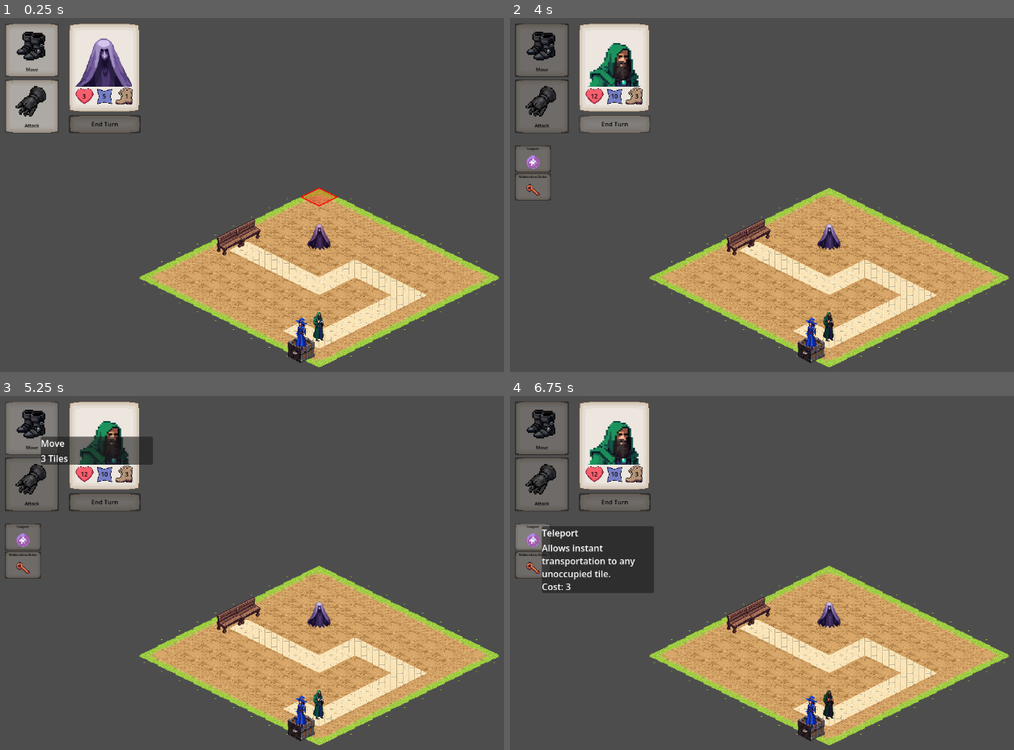
Above: before the commit, frames 1-4 (two rows, left to right).
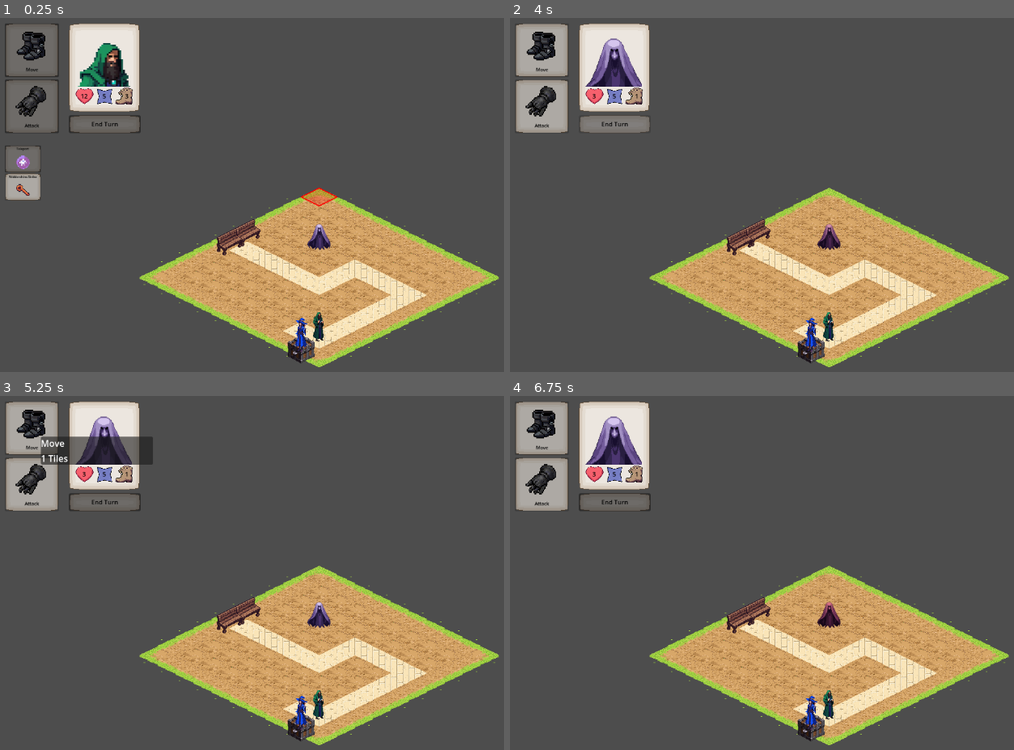
Above: after the commit, the same moments.

Repository: thesackofeyes/Spooks
Game: Godot game, scene res://Scenes/main.tscn
Two runs of this game, one before a commit and one after it. Both use one fixed random seed, a clock stepped at 60 frames per second and the inputs below.
Inputs (mouse positions are in pixels of both pictures, inside the frame that each line leads up to):
- Up to frame 1 (0.25 s): no input
- Up to frame 2 (4 s): click "End Turn" at 0.5 s; click "Move" at 1.25 s; click "Attack" at 2 s; click "Teleport" at 2.75 s; click "End Turn" at 3.5 s
- Up to frame 3 (5.25 s): click (25, 565) at 4.25 s, where only the run before the commit has a clickable "Widdershins Strike"; click (30, 427) at 5 s, where only the run before the commit has a clickable "Move"
- Up to frame 4 (6.75 s): click (540, 484) at 5.75 s, where only the run before the commit has a clickable "Attack"; click (535, 537) at 6.5 s, where only the run before the commit has a clickable "Teleport"

The runs differ from the first frame. In frame 1, 4.4% of the frame differs, in the area x 0-66%, y 1-87%; in frame 2, 4.4%; in frame 3, 3.9%; in frame 4, 8.2%, in the area x 0-66%, y 1-92%.

Commit message:
Bug Fixes

Diff:
--- a/Scenes/ability_button.tscn
+++ b/Scenes/ability_button.tscn
@@ -24,6 +24,7 @@
 grow_horizontal = 2
 grow_vertical = 2
 scale = Vector2(0.75, 0.75)
+focus_mode = 0
 mouse_default_cursor_shape = 2
 theme = SubResource("Theme_smycg")
 toggle_mode = true
--- a/Scenes/button.tscn
+++ b/Scenes/button.tscn
@@ -19,6 +19,7 @@
 grow_horizontal = 2
 grow_vertical = 2
 scale = Vector2(0.75, 0.75)
+focus_mode = 0
 mouse_default_cursor_shape = 2
 theme = ExtResource("1_edukx")
 toggle_mode = true
--- a/Scenes/combat.tscn
+++ b/Scenes/combat.tscn
@@ -70,6 +70,7 @@
 anchors_preset = 0
 offset_right = 40.0
 offset_bottom = 40.0
+mouse_filter = 2
 
 [connection signal="pressed" from="EndTurn" to="." method="_on_end_turn_pressed"]
 [connection signal="mouse_entered" from="MoveButton" to="." method="_on_move_button_mouse_entered"]
--- a/Scenes/end_turn_button.tscn
+++ b/Scenes/end_turn_button.tscn
@@ -18,6 +18,7 @@
 offset_bottom = 16.0
 grow_horizontal = 2
 grow_vertical = 2
+focus_mode = 0
 mouse_default_cursor_shape = 2
 theme = ExtResource("1_6c1hy")
 icon_alignment = 1
--- a/Scripts/HoverGrid.gd
+++ b/Scripts/HoverGrid.gd
@@ -89,11 +89,11 @@
 				destination + Vector2(-half.x, 0)
 			]
 
-			draw_colored_polygon(points, Color(1, 2, 0, 0.25))
+			draw_colored_polygon(points, Color(1, 1, 0, 0.25))
 			draw_polyline(points + [points[0]], Color(1, 1, 0), 2)
 	#End Draw Movement Path
 
-func _input(event):
+func _unhandled_input(event):
 	if event is InputEventMouseButton and event.pressed:
 		if event.button_index == MOUSE_BUTTON_LEFT:
 			emit_signal("clicked", get_mouse_cell())
--- a/Scripts/States/UnitIdleState.gd
+++ b/Scripts/States/UnitIdleState.gd
@@ -5,5 +5,5 @@
 	pass
 
 func update(unit: Node, delta: float) -> void:
-	if unit.input_received():
-		unit.change_state("Acting")
+	# Player input is handled by the combat UI; enemy AI can drive transitions from here later
+	pass
--- a/Scripts/ability_button.gd
+++ b/Scripts/ability_button.gd
@@ -21,8 +21,10 @@
 	TooltipManager.hide_tooltip()
 
 
-func _on_toggled(_toggled_on: bool) -> void:
-	CombatScene.unpress_action_buttons()
+func _on_toggled(toggled_on: bool) -> void:
+	if toggled_on:
+		CombatScene.unpress_action_buttons()
+		CombatScene.unpress_ability_buttons(self)
 	if data.ability_script != null:
 		print("Loading ability script: ", data.ability_script)
 		var ability_script_instance = data.ability_script.new()
--- a/Scripts/combat.gd
+++ b/Scripts/combat.gd
@@ -11,7 +11,6 @@
 var enemy_units: Array = []
 
 var current_unit
-var previous_unit
 
 var has_attacked = false
 var unit_nodes
@@ -46,26 +45,27 @@
 		var new_unit_start = start_square - new_unit.data.start_position
 		move_to(new_unit, new_unit_start, 0)
 
-	unit_nodes = $Units.get_children()
-
-	current_unit = all_units[0]
+	unit_nodes = get_living_units()
+
+	TurnManager.turn_started.connect(_on_turn_started)
 	TurnManager.start_battle(all_units)
 	hover_grid.clicked.connect(_on_grid_clicked)
 
+# Fires for every turn, including a unit acting twice in a row across rounds
+func _on_turn_started(unit) -> void:
+	current_unit = unit
+	# Reset button states:
+	$MoveButton.set_pressed(false)
+	$AttackButton.set_pressed(false)
+	# Reset unit stats at start of turn
+	current_unit.update_ap(current_unit.data.stamina)
+	current_unit.current_moves = current_unit.data.speed
+
+	abilities_container.update_abilites(current_unit)
+	has_attacked = false
+
 func _process(delta: float) -> void:
-	unit_nodes = $Units.get_children()
-
-	if current_unit != previous_unit:
-		# Reset button states:
-		$MoveButton.set_pressed(false)
-		$AttackButton.set_pressed(false)
-		# Reset unit stats at start of turn
-		current_unit.update_ap(current_unit.data.stamina)
-		current_unit.current_moves = current_unit.data.speed
-		previous_unit = current_unit
-
-		abilities_container.update_abilites(current_unit)
-		has_attacked = false
+	unit_nodes = get_living_units()
 
 	if current_unit.data.player_unit == false:
 		# Disable Movement/Attack buttons during enemy turns
@@ -88,9 +88,36 @@
 		else:
 			$AttackButton.disabled = false
 
-	current_unit = TurnManager.current_unit
 	draw_traversable_path(current_unit)
 	$CharacterPortrait.update_portrait(current_unit.current_hp, current_unit.current_ap, current_unit.current_moves, Vector2i(current_unit.data.hero_sprite_x, current_unit.data.hero_sprite_y))
+
+# Corpses are excluded so they don't block pathfinding or get targeted
+func get_living_units() -> Array:
+	return $Units.get_children().filter(func(unit): return not unit.is_defeated())
+
+# Returns the living unit standing on a grid cell, or null
+func get_unit_at_cell(cell: Vector2i):
+	for unit in get_living_units():
+		if Utils.local_to_cell(unit.position) == cell:
+			return unit
+	return null
+
+func has_obstacle(cell: Vector2i) -> bool:
+	return obstacles_tilemap.get_cell_tile_data(Utils.grid_cell_to_tilemap_cell(tilemap_node, cell)) != null
+
+# A cell is free if it has no obstacle and no living unit (corpses don't block)
+func is_cell_free(cell: Vector2i) -> bool:
+	if has_obstacle(cell):
+		return false
+	return get_unit_at_cell(cell) == null
+
+# Obstacles on the cells between the two ends block sight; units don't
+func has_line_of_sight(from: Vector2i, to: Vector2i) -> bool:
+	var line = Utils.get_line_cells(from, to)
+	for i in range(1, line.size() - 1):
+		if has_obstacle(line[i]):
+			return false
+	return true
 
 func check_combat_end_conditions():
 	var active_player_units = 0
@@ -112,7 +139,9 @@
 	if action == 'movement' and movement_speed > 0:
 		hover_grid.set_overlay_path(Pathfinding.astar_find_path(tilemap_node, obstacles_tilemap, unit.position, hover_grid.hover_cell, unit_nodes))
 	elif action == 'attack':
-		hover_grid.set_overlay_path(Pathfinding.astar_find_path(tilemap_node, obstacles_tilemap, unit.position, hover_grid.hover_cell, unit_nodes))
+		# Show the straight line the attack travels along, rather than a walking path
+		var line = Utils.get_line_cells(Utils.local_to_cell(unit.position), hover_grid.hover_cell)
+		hover_grid.set_overlay_path(line.map(func(cell): return Utils.grid_cell_to_tilemap_cell(tilemap_node, cell)))
 	else:
 		hover_grid.overlay_distance = 0
 
@@ -145,9 +174,10 @@
 	current_movement_ap_cost = default_movement_ap_cost
 	print("updated AP", unit.current_ap)
 
-func unpress_ability_buttons():
+func unpress_ability_buttons(except: Node = null):
 	for ability_button in abilities_container.ability_container.get_children():
-		ability_button.set_pressed(false)
+		if ability_button != except:
+			ability_button.set_pressed(false)
 
 func unpress_action_buttons():
 	$MoveButton.set_pressed(false)
@@ -160,6 +190,11 @@
 	if visual_cell == Vector2i(-1, -1):
 		return
 	if action == 'movement':
+		# Teleport (speed 0) lands exactly on the clicked cell, so it must be free.
+		# Walking doesn't need this as pathfinding already avoids occupied cells
+		if movement_speed == 0 and not is_cell_free(visual_cell):
+			print("Cannot teleport onto an occupied tile, teleport preserved")
+			return
 		move_to(current_unit, visual_cell, movement_speed, current_unit.current_moves)
 
 	if action == 'attack':
@@ -190,33 +225,28 @@
 			tween.tween_interval(overlap)
 
 func attack(attack_tile: Vector2i):
-	var attack_path = Pathfinding.astar_find_path(tilemap_node, obstacles_tilemap, current_unit.position, attack_tile, unit_nodes)
-	var attack_tile_distance = attack_path.size() - 1
-
-	if attack_tile_distance <= current_unit.data.base_attack_range:
-		current_unit.current_hp -= 1
-
-		var attack_tile_unit = null
-		var units = $Units.get_children()
-		for unit in units:
-			var unit_cell = Utils.local_to_cell(unit.position)
-			if unit_cell == attack_tile:
-				attack_tile_unit = unit
-
-		if attack_tile_unit != null:
-			if current_unit.data.player_unit == attack_tile_unit.data.player_unit:
-				print("Cannot attack unit on the same side, attack action preserved")
-				return
-
-			attack_tile_unit.process_damage(current_unit.data.base_attack_damage, current_unit)
-			$AttackButton.set_pressed(false)
-			has_attacked = true
-		else:
-			print("Attacking an empty tile, attack action preserved")
-	else:
+	var attacker_cell = Utils.local_to_cell(current_unit.position)
+
+	if Utils.grid_distance(attacker_cell, attack_tile) > current_unit.data.base_attack_range:
 		print("Attacking out of range, attack action preserved")
-
-	print("Enemy Units: ", enemy_units)
+		return
+
+	if not has_line_of_sight(attacker_cell, attack_tile):
+		print("No line of sight to target, attack action preserved")
+		return
+
+	var attack_tile_unit = get_unit_at_cell(attack_tile)
+	if attack_tile_unit == null:
+		print("Attacking an empty tile, attack action preserved")
+		return
+
+	if current_unit.data.player_unit == attack_tile_unit.data.player_unit:
+		print("Cannot attack unit on the same side, attack action preserved")
+		return
+
+	attack_tile_unit.process_damage(current_unit.data.base_attack_damage, current_unit)
+	$AttackButton.set_pressed(false)
+	has_attacked = true
 
 func _on_end_turn_pressed() -> void:
 	current_unit.end_turn()
@@ -227,16 +257,18 @@
 
 
 func _on_move_button_toggled(toggled_on: bool, source: BaseButton) -> void:
-	unpress_ability_buttons()
 	if toggled_on == true:
+		unpress_ability_buttons()
+		$AttackButton.set_pressed(false)
 		action = 'movement'
 		hover_grid.overlay_distance = current_unit.current_moves
 	else:
 		action = ''
 
 func _on_attack_button_toggled(toggled_on: bool) -> void:
-	unpress_ability_buttons()
 	if toggled_on == true:
+		unpress_ability_buttons()
+		$MoveButton.set_pressed(false)
 		action = 'attack'
 		hover_grid.overlay_distance = current_unit.data.base_attack_range
 	else:
--- a/Scripts/spook.gd
+++ b/Scripts/spook.gd
@@ -2,6 +2,8 @@
 class_name Unit
 
 @export var data: UnitData
+
+const DEFEATED_MODULATE := Color(0.4, 0.4, 0.4, 0.6)
 
 @onready var sprite = $Sprite2D
 @onready var sprite_animation_player = $Sprite2D/AnimationPlayer
@@ -49,9 +51,18 @@
 	if current_hp <= 0:
 		unit_defeated(attacker)
 
+func is_defeated() -> bool:
+	return current_hp <= 0
+
 func unit_defeated(attacker: Unit):
 	print("Unit ", data.unit_class, data.unit_subclass, " has been defeated by ", attacker.data.unit_class, attacker.data.unit_subclass, ".")
-	visible = false # Currently hides, can be converted to a death animation or similar in the future
+	# Leave a dimmed corpse; it no longer blocks movement, can't be targeted and gets no turns.
+	# Can be converted to a death animation or similar in the future
+	modulate = DEFEATED_MODULATE
+	change_state("Waiting")
+
+	# keeps living units drawn over the corpse when sharing a tile
+	get_parent().move_child(self, 0)
 
 	if data.player_unit:
 		print("Player unit defeated. Check for game over conditions.")
@@ -67,10 +78,6 @@
 	combat_node.unpress_ability_buttons()
 	combat_node.load_ability_buttons()
 
-func input_received() -> bool:
-	# For example: press "Enter" or "Space" to act
-	return Input.is_action_just_pressed("ui_accept")
-
 func _process(delta):
 	if current_state != state_machine["Waiting"]:
 		current_state.update(self, delta)
--- a/Scripts/turn_manager.gd
+++ b/Scripts/turn_manager.gd
@@ -1,44 +1,78 @@
 # TurnManager.gd
 extends Node
+
+signal turn_started(unit)
+signal round_started(round_number: int)
 
 var units: Array = []
 var current_index: int = 0
 var current_unit: Node = null
+var round_number: int = 0
+var initiatives: Dictionary = {} # Unit -> int, re-rolled each round
 
 func start_battle(unit_list: Array) -> void:
 	units = unit_list.duplicate()
-	current_index = 0
+	round_number = 0
 	# Set all units to waiting first
 	for unit in units:
 		unit.change_state("Waiting")
 
+	start_round()
+
+func start_round() -> void:
+	# Without a living unit, skipping defeated turns would loop forever
+	if units.all(func(unit): return unit.is_defeated()):
+		print("No living units to take turns!")
+		return
+
+	round_number += 1
+	current_index = 0
+
+	# Roll once per unit so the sort compares fixed values
+	initiatives.clear()
+	for unit in units:
+		initiatives[unit] = roll_initiative(unit)
+
 	units.sort_custom(_sort_by_initiative)
+
+	print("Round ", round_number)
+	for unit in units:
+		print("Turn order: ", unit.data.unit_class, unit.data.unit_subclass, " (initiative ", initiatives[unit], ")")
+
+	round_started.emit(round_number)
 	start_turn()
 
-func _sort_by_initiative(a, b):
-	var initiative_a = round((a.data.dexterity * 1.2) + (a.data.resolve * 0.6) + (randi() % 10 * 0.3))
-	var initiative_b = round((b.data.dexterity * 1.2) + (b.data.resolve * 0.6) + (randi() % 10 * 0.3))
-	return initiative_b - initiative_a  # Sort in descending order
+func roll_initiative(unit) -> int:
+	return round((unit.data.dexterity * 1.2) + (unit.data.resolve * 0.6) + (randi() % 10 * 0.3))
+
+func _sort_by_initiative(a, b) -> bool:
+	return initiatives[a] > initiatives[b]  # Sort in descending order
 
 func start_turn() -> void:
 	if units.is_empty():
 		print("No units to take turns!")
 		return
 	current_unit = units[current_index]
-	current_unit.start_turn()  # sets state to Idle
 
-	# if current unit hp is 0 or less, skip turn and move to next unit
-	if current_unit.current_hp <= 0:
+	# if current unit is defeated, skip turn and move to next unit
+	# (checked before start_turn so corpses don't play the active animation)
+	if current_unit.is_defeated():
 		print("Current unit ", current_unit.data.unit_class, current_unit.data.unit_subclass,
 			" is defeated. Skipping turn.")
 		end_turn()
 		return
+
+	current_unit.start_turn()  # sets state to Idle
+	turn_started.emit(current_unit)
 
 	# if current unit is an enemy, trigger AI behavior here
 
 func end_turn() -> void:
 	if units.is_empty():
 		return
-	# Move to next unit
-	current_index = (current_index + 1) % units.size()
-	start_turn()
+	# Move to next unit, starting a new round once everyone has acted
+	current_index += 1
+	if current_index >= units.size():
+		start_round()
+	else:
+		start_turn()
--- a/Scripts/utils.gd
+++ b/Scripts/utils.gd
@@ -18,9 +18,42 @@
 func tilemap_cell_to_local(tilemap: TileMapLayer, cell: Vector2i) -> Vector2:
 	return tilemap.map_to_local(cell)
 
+func grid_cell_to_tilemap_cell(tilemap: TileMapLayer, cell: Vector2i) -> Vector2i:
+	return tilemap_local_to_cell(tilemap, cell_to_local(cell))
+
+# Tile distance on a 4-directional grid (Manhattan)
+func grid_distance(a: Vector2i, b: Vector2i) -> int:
+	return abs(a.x - b.x) + abs(a.y - b.y)
+
+# Cells on a straight line between two cells, inclusive of both ends.
+# 4-connected (one axis per step), so the number of steps equals grid_distance
+# lines cannot slip diagonally between two touching obstacles
+func get_line_cells(from: Vector2i, to: Vector2i) -> Array[Vector2i]:
+	var nx = abs(to.x - from.x)
+	var ny = abs(to.y - from.y)
+	var step = Vector2i(sign(to.x - from.x), sign(to.y - from.y))
+
+	var current = from
+	var cells: Array[Vector2i] = [current]
+	var ix = 0
+	var iy = 0
+	while ix < nx or iy < ny:
+		# Step along whichever axis keeps the line closest to the true diagonal
+		if (1 + 2 * ix) * ny < (1 + 2 * iy) * nx:
+			current.x += step.x
+			ix += 1
+		else:
+			current.y += step.y
+			iy += 1
+		cells.append(current)
+	return cells
+
 
 # -----------------------------
-# clamp a cell to grid bounds
+# Whether a TILEMAP cell (not a grid cell) is inside the painted floor.
+# The floor in combat.tscn is painted at tilemap x -1..8, y 0..9, because tilemap
+# cells sit one column left of grid cells: tilemap (x, y) == grid (x + 1, y).
+# Use grid_cell_to_tilemap_cell to convert rather than offsetting by hand
 func is_valid_cell(cell: Vector2i) -> bool:
 	return (
 		cell.x >= -1 and cell.x < GameConfig.grid_width - 1
--- a/Units/Allies/witch.tres
+++ b/Units/Allies/witch.tres
@@ -2,15 +2,8 @@
 
 [ext_resource type="Script" uid="uid://bp34lrn2n88r5" path="res://Scripts/ability.gd" id="1_b8cdl"]
 [ext_resource type="Script" uid="uid://ckohomhh5krns" path="res://Scripts/unit_data.gd" id="2_s0v7f"]
+[ext_resource type="Resource" uid="uid://b7s42xbh8d7y2" path="res://Abilities/teleport.tres" id="3_tlprt"]
 [ext_resource type="Texture2D" uid="uid://d0pqkicy086yj" path="res://Assets/Characters/witch.png" id="4_rgpwr"]
-
-[sub_resource type="Resource" id="Resource_khk0v"]
-script = ExtResource("1_b8cdl")
-name = "Teleport"
-description = "Allows instant transportation to any unoccupied tile."
-damage = 5
-cost = 3
-compatible_subclasses = Array[String](["All"])
 
 [resource]
 script = ExtResource("2_s0v7f")
@@ -24,5 +17,5 @@
 speed = 6
 stamina = 8
 base_attack_range = 5
-abilities = Array[ExtResource("1_b8cdl")]([SubResource("Resource_khk0v")])
+abilities = Array[ExtResource("1_b8cdl")]([ExtResource("3_tlprt")])
 metadata/_custom_type_script = "uid://ckohomhh5krns"
--- a/Units/Enemies/ghost.tres
+++ b/Units/Enemies/ghost.tres
@@ -13,4 +13,7 @@
 unit_class = "Ghost"
 unit_subclass = "Small"
 player_unit = false
+base_hp = 3
+speed = 1
+resolve = 1
 metadata/_custom_type_script = "uid://ckohomhh5krns"
--- a/save_manager.gd
+++ b/save_manager.gd
@@ -1,6 +1,6 @@
 extends Node
 
-const SAVE_PATH := "res://Assets/savegame.tres"
+const SAVE_PATH := "user://savegame.tres"
 
 var data: GameData
 
@@ -9,7 +9,11 @@
 	load_game()
 
 func load_game():
-	if FileAccess.file_exists(SAVE_PATH):
+	# When run from the editor, always rebuild from Units/*.tres so data edits show up immediately
+	if OS.has_feature("editor"):
+		data = GameData.new()
+		_init_default_data()
+	elif FileAccess.file_exists(SAVE_PATH):
 		data = ResourceLoader.load(SAVE_PATH)
 	else:
 		data = GameData.new()
